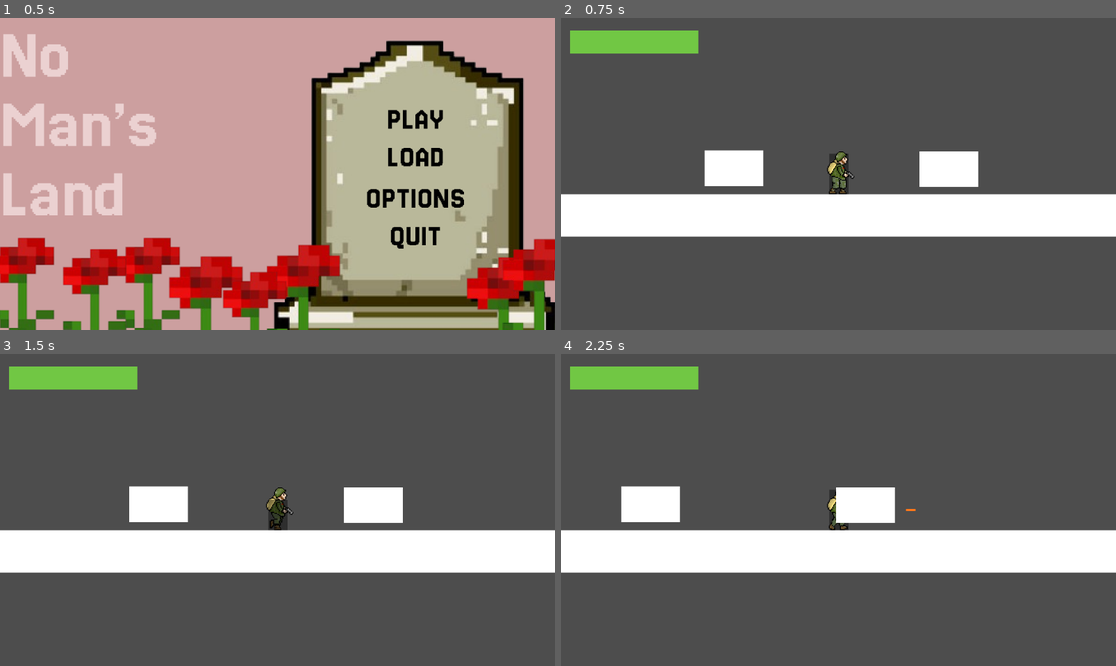
Above: before the commit, frames 1-4 (two rows, left to right).
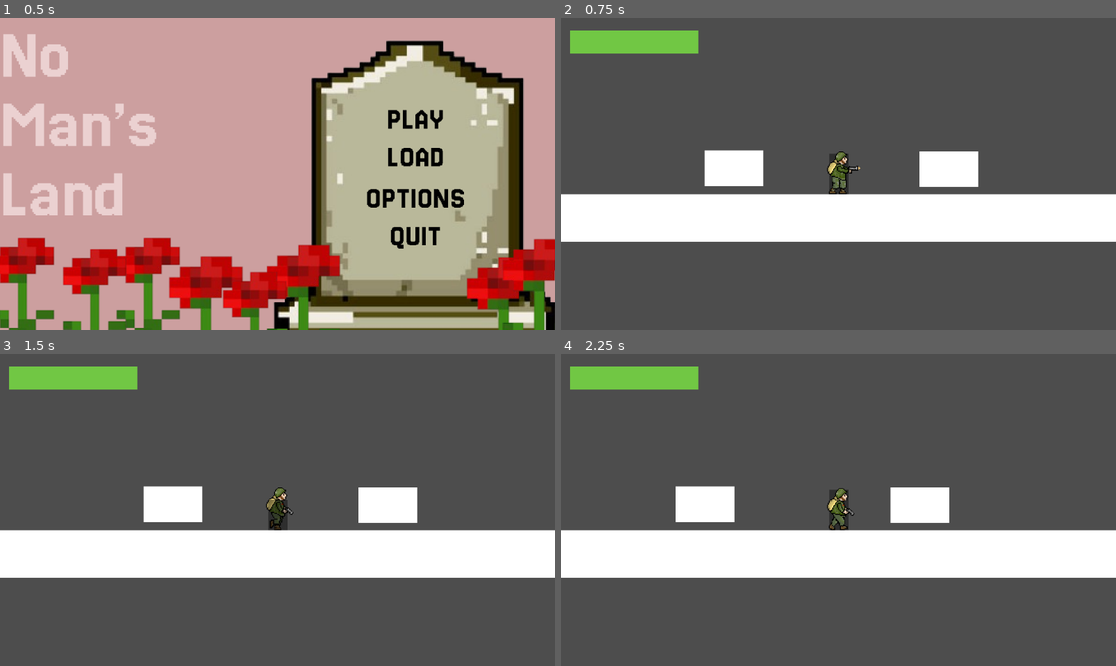
Above: after the commit, the same moments.

Repository: hstone-cell/Haden-Digitech-2026
Game: Godot game, scene res://Scenes/main_menu.tscn
Two runs of this game, one before a commit and one after it. Both use one fixed random seed, a clock stepped at 60 frames per second and the inputs below.
Inputs (mouse positions are in pixels of both pictures, inside the frame that each line leads up to):
- Up to frame 1 (0.5 s): no input
- Up to frame 2 (0.75 s): click (977, 120) at 0.5 s
- Up to frame 3 (1.5 s): tap Enter at 1.25 s; hold Right (ui_right) from 1.28 s (still down); hold C (ui_crouch) from 1.28 s (still down)
- Up to frame 4 (2.25 s): keep holding Right (ui_right); tap Up (ui_up) at 1.52 s; tap Z (ui_shoot) at 1.55, 2.1 s; release C (ui_crouch) at 2.03 s

Frame 1 is identical in both runs. In frame 2, 1.9% of the frame differs, in the area x 0-100%, y 47-72%; in frame 3, 3.0%; in frame 4, 6.4%, in the area x 0-100%, y 42-72%.

Commit message:
Animations and Level Design

Diff:
--- a/no-man's-land/Scenes/level.tscn
+++ b/no-man's-land/Scenes/level.tscn
@@ -6,7 +6,10 @@
 [ext_resource type="PackedScene" uid="uid://cff464mahxhrp" path="res://Scenes/weapon_crate.tscn" id="4_81xng"]
 
 [sub_resource type="RectangleShape2D" id="RectangleShape2D_5xgho"]
-size = Vector2(4203, 88)
+size = Vector2(10517, 88)
+
+[sub_resource type="RectangleShape2D" id="RectangleShape2D_81xng"]
+size = Vector2(196, 488)
 
 [sub_resource type="StyleBoxFlat" id="StyleBoxFlat_6phgx"]
 bg_color = Color(0.64663017, 0, 0, 1)
@@ -20,14 +23,18 @@
 [node name="StaticBody2D" type="StaticBody2D" parent="." unique_id=1392472844]
 
 [node name="CollisionShape2D" type="CollisionShape2D" parent="StaticBody2D" unique_id=1103173636]
-position = Vector2(522.5, 605)
+position = Vector2(3679.5, 605)
 shape = SubResource("RectangleShape2D_5xgho")
 
 [node name="ColorRect" type="ColorRect" parent="StaticBody2D/CollisionShape2D" unique_id=1827984137]
-offset_left = -2101.5
+offset_left = -5316.5
 offset_top = -44.0
-offset_right = 2101.5
-offset_bottom = 44.0
+offset_right = 5256.5
+offset_bottom = 55.0
+
+[node name="CollisionShape2D2" type="CollisionShape2D" parent="StaticBody2D" unique_id=923083163]
+position = Vector2(-141, 336)
+shape = SubResource("RectangleShape2D_81xng")
 
 [node name="CharacterBody2D" parent="." unique_id=609576188 node_paths=PackedStringArray("health_ui") instance=ExtResource("1_tumq0")]
 position = Vector2(558, 513)
@@ -39,7 +46,7 @@
 position = Vector2(1668, 514)
 
 [node name="CharacterBody2D3" parent="." unique_id=2012506535 instance=ExtResource("1_k5f4k")]
-position = Vector2(2032, 506)
+position = Vector2(2959, 506)
 
 [node name="CanvasLayer" type="CanvasLayer" parent="." unique_id=1058706101]
 
@@ -60,3 +67,6 @@
 
 [node name="Area2D2" parent="." unique_id=643749035 instance=ExtResource("4_81xng")]
 position = Vector2(341, 507)
+
+[node name="CharacterBody2D4" parent="." unique_id=1564093435 instance=ExtResource("1_k5f4k")]
+position = Vector2(2817, 502)
--- a/no-man's-land/Scenes/main_menu.tscn
+++ b/no-man's-land/Scenes/main_menu.tscn
@@ -1,7 +1,7 @@
 [gd_scene format=3 uid="uid://6dnq61oibg3y"]
 
 [ext_resource type="Texture2D" uid="uid://urotxrws788c" path="res://Assets/main_menu_design.png" id="1_28flt"]
-[ext_resource type="Script" uid="uid://ce0cwynppjdss" path="res://Scenes/main_menu.gd" id="1_48xlc"]
+[ext_resource type="Script" uid="uid://ce0cwynppjdss" path="res://Scripts/main_menu.gd" id="1_48xlc"]
 
 [sub_resource type="StyleBoxFlat" id="StyleBoxFlat_1ehe0"]
 bg_color = Color(0.6, 0.6, 0.6, 0)
--- a/no-man's-land/Scenes/player.tscn
+++ b/no-man's-land/Scenes/player.tscn
@@ -10,8 +10,12 @@
 [ext_resource type="Texture2D" uid="uid://cbo046gdfd48f" path="res://Assets/legs-walking/legs-walking0004.png" id="8_qqcod"]
 [ext_resource type="Texture2D" uid="uid://ctiwtdukxhyyk" path="res://Assets/legs-walking/legs-walking0005.png" id="9_igrcy"]
 [ext_resource type="Texture2D" uid="uid://boaag8slfbh6v" path="res://Assets/torso-walking/torso-walking0001.png" id="10_fs7ks"]
+[ext_resource type="Texture2D" uid="uid://b08plpg3cfwoq" path="res://Assets/torso-shooting/torso-shooting0001.png" id="10_igrcy"]
+[ext_resource type="Texture2D" uid="uid://dg1l415a3lv88" path="res://Assets/torso-shooting/torso-shooting0002.png" id="11_fs7ks"]
 [ext_resource type="Texture2D" uid="uid://vcckp5wo3vgw" path="res://Assets/torso-walking/torso-walking0002.png" id="11_l6n3p"]
+[ext_resource type="Texture2D" uid="uid://wp3juhxvbi3f" path="res://Assets/torso-shooting/torso-shooting0003.png" id="12_l6n3p"]
 [ext_resource type="Texture2D" uid="uid://825whwwlmkav" path="res://Assets/torso-walking/torso-walking0003.png" id="12_olqyp"]
+[ext_resource type="Texture2D" uid="uid://cpptdl0bkljs6" path="res://Assets/torso-shooting/torso-shooting0004.png" id="13_olqyp"]
 [ext_resource type="Texture2D" uid="uid://dfvpsmhciti53" path="res://Assets/torso-walking/torso-walking0004.png" id="13_wpjfl"]
 [ext_resource type="Texture2D" uid="uid://84f77637xs68" path="res://Assets/torso-walking/torso-walking0005.png" id="14_bi64h"]
 
@@ -58,6 +62,23 @@
 "loop": true,
 "name": &"torso-idle",
 "speed": 5.0
+}, {
+"frames": [{
+"duration": 1.0,
+"texture": ExtResource("10_igrcy")
+}, {
+"duration": 1.0,
+"texture": ExtResource("11_fs7ks")
+}, {
+"duration": 1.0,
+"texture": ExtResource("12_l6n3p")
+}, {
+"duration": 1.0,
+"texture": ExtResource("13_olqyp")
+}],
+"loop": false,
+"name": &"torso-shooting",
+"speed": 15.0
 }, {
 "frames": [{
 "duration": 1.0,
@@ -121,7 +142,7 @@
 position = Vector2(6.500002, -20.499998)
 scale = Vector2(1.9218751, 1.921875)
 sprite_frames = SubResource("SpriteFrames_p1odr")
-animation = &"torso-walking"
+animation = &"torso-shooting"
 
 [node name="Timer" type="Timer" parent="." unique_id=1943015192]
 wait_time = 0.2
--- a/no-man's-land/Scripts/bullet.gd
+++ b/no-man's-land/Scripts/bullet.gd
@@ -11,9 +11,10 @@
 	pass
 
 func _process(delta: float) -> void:
-	if firing_origin is Player:
-		if global_position.distance_to(firing_origin.global_position) > firing_distance:
-			queue_free()
+	if is_instance_valid(firing_origin):
+		if firing_origin is Player:
+			if global_position.distance_to(firing_origin.global_position) > firing_distance:
+				queue_free()
 	position += transform.x * speed * delta
 	global_transform.basis_xform(Vector2.RIGHT)
 
--- a/no-man's-land/Scripts/player.gd
+++ b/no-man's-land/Scripts/player.gd
@@ -48,14 +48,14 @@
 		velocity.x = move_toward(velocity.x, 0, SPEED)
 		if legs.animation != "legs-idle":
 			legs.play("legs-idle")
-		if torso.animation != "torso-idle":
+		if torso.animation != "torso-idle" and not torso.animation == "torso-shooting":
 			torso.play("torso-idle")
 
 	if Input.is_action_pressed("ui_crouch") and is_on_floor():
 		crouch.disabled = false
 		stand.disabled = true
-		velocity.x = direction * SPEED/2
-		velocity.y = JUMP_VELOCITY * 0
+		velocity.x = 0
+		velocity.y = 0
 		stand_visuals.color = 0
 		crouch_visuals.color = 100
 	else:
@@ -66,6 +66,9 @@
 
 	if Input.is_action_pressed("ui_shoot") and can_shoot:
 		_shoot()
+		if torso.animation != "torso-shooting":
+			torso.play("torso-shooting")
+
 
 	var input_dir = Input.get_axis("ui_left", "ui_right")
 	if input_dir != 0:
Binary file added: no-man's-land/Assets/torso-shooting/torso-shooting0001.png
Not shown, added: no-man's-land/Assets/torso-shooting/torso-shooting0001.png.import
Binary file added: no-man's-land/Assets/torso-shooting/torso-shooting0002.png
Not shown, added: no-man's-land/Assets/torso-shooting/torso-shooting0002.png.import
Binary file added: no-man's-land/Assets/torso-shooting/torso-shooting0003.png
Not shown, added: no-man's-land/Assets/torso-shooting/torso-shooting0003.png.import
Binary file added: no-man's-land/Assets/torso-shooting/torso-shooting0004.png
Not shown, added: no-man's-land/Assets/torso-shooting/torso-shooting0004.png.import
Renamed: no-man's-land/Scenes/main_menu.gd -> no-man's-land/Scripts/main_menu.gd
Renamed: no-man's-land/Scenes/main_menu.gd.uid -> no-man's-land/Scripts/main_menu.gd.uid
